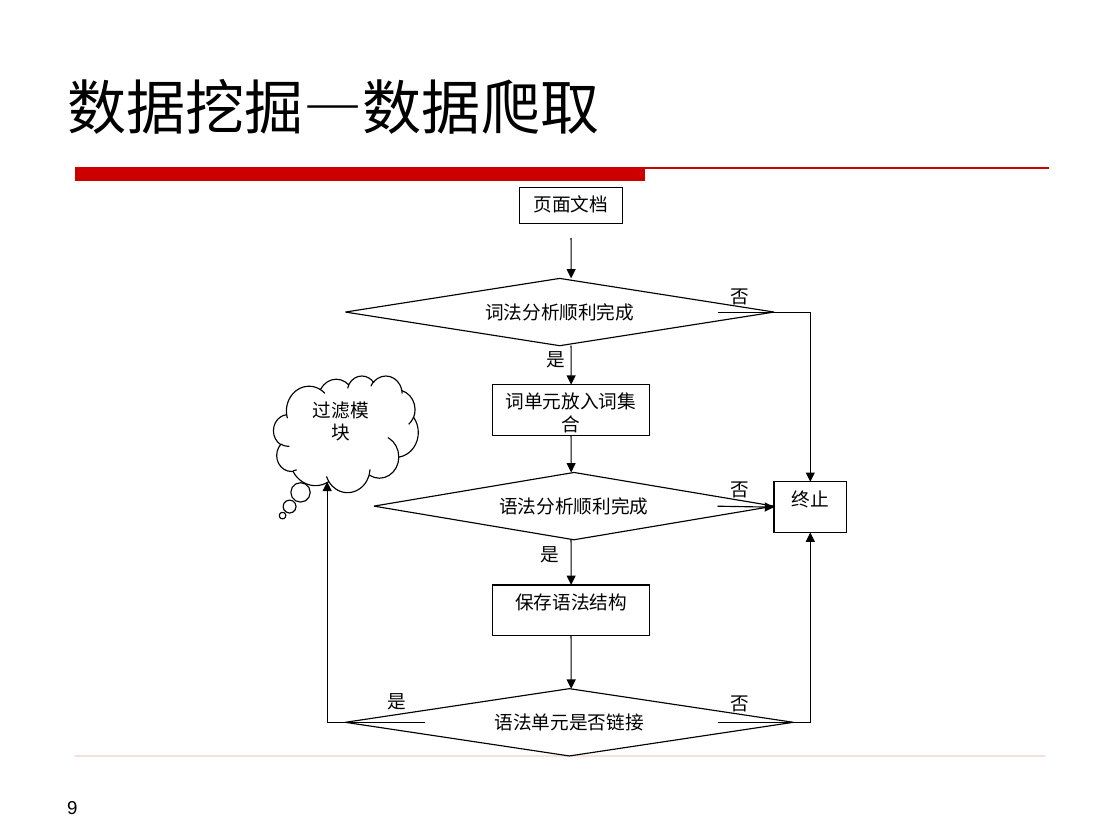
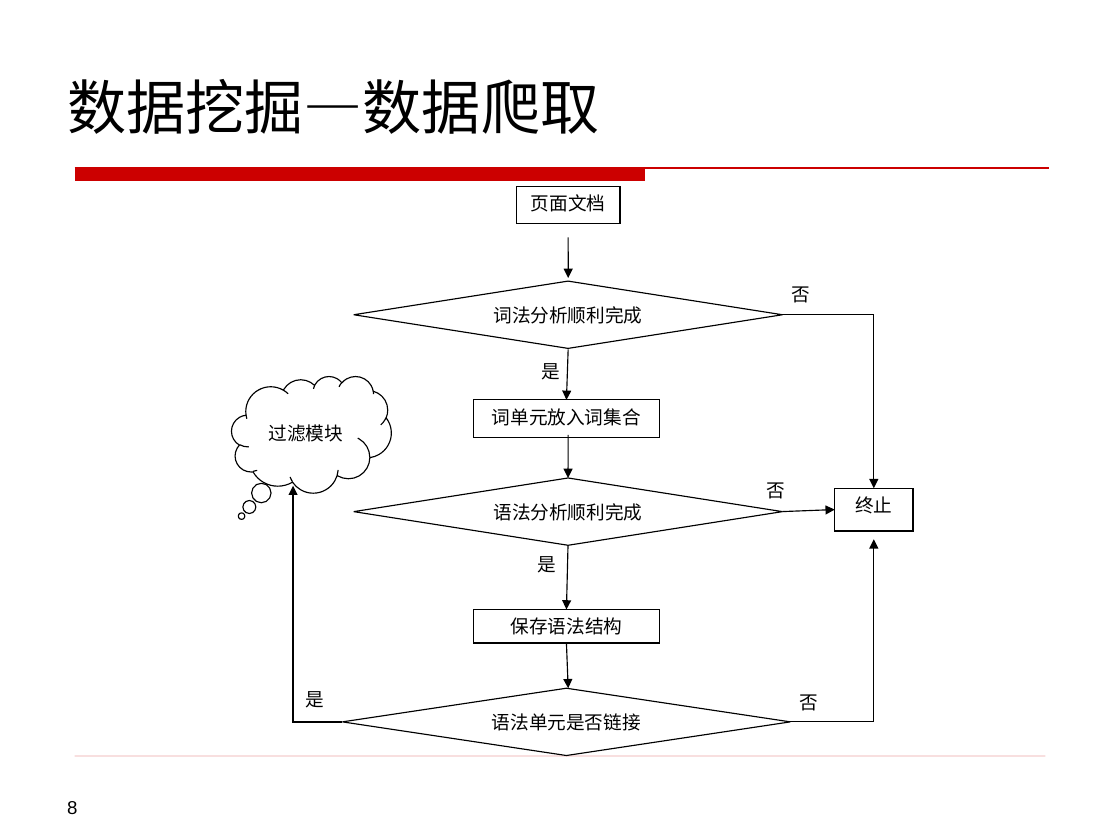
Before and after one commit to henryzhao/graduate, a slide deck: slide 8 of wy/王焰硕士论文答辩.pptx (slide 9 before the commit). Drawn at 1120x840 pixels with LibreOffice and Linux fonts; fonts in the diff are those of the drawing; background and template pictures are left out. Boxes give left, top, right and bottom in pixels: in the first picture for what was removed or moved away, otherwise in the second. Text is boxed around its words. In the diff, an @@ line names an element or a change of style, - is before the commit and + after.

```diff
--- a/wy/王焰硕士论文答辩.pptx
+++ b/wy/王焰硕士论文答辩.pptx
@@ rectangle "页面文档": place and size @@
-rectangle "页面文档" at (520,187,624,224)
+rectangle "页面文档" at (516,187,620,224)
@@ arrow moved from (571, 237) - (571, 279) to (568, 237) - (568, 278) @@
@@ diamond "词法分析顺利完成": place and size @@
-diamond "词法分析顺利完成" at (345,279,774,346)
+diamond "词法分析顺利完成" at (354,281,783,348)
@@ text "否" rewrapped from (731,288,750,309) to (792,286,811,303) @@
@@ elbow arrow moved from (718, 312) - (810, 482) to (783, 315) - (874, 488) @@
@@ text "是": place and size @@
-text "是" at (546,351,565,368)
+text "是" at (541,363,560,380)
@@ arrow moved from (571, 346) - (571, 384) to (568, 349) - (567, 400) @@
@@ thought cloud "过滤模块": place and size @@
-thought cloud "过滤模块" at (273,375,418,492)
+thought cloud "过滤模块" at (232,376,392,493)
@@ rectangle "词单元放入词集合": place and size @@
-rectangle "词单元放入词集合" at (493,384,650,435)
+rectangle "词单元放入词集合" at (473,400,660,438)
@@ arrow moved from (571, 436) - (571, 473) to (568, 435) - (568, 478) @@
@@ diamond "语法分析顺利完成": place and size @@
-diamond "语法分析顺利完成" at (374,473,774,540)
+diamond "语法分析顺利完成" at (354,478,783,545)
@@ text "否" rewrapped from (731,481,750,502) to (766,482,785,499) @@
@@ elbow arrow moved from (424, 722) - (327, 482) to (343, 722) - (293, 486) @@
@@ rectangle "终止": place and size @@
-rectangle "终止" at (774,482,847,532)
+rectangle "终止" at (834,488,913,531)
@@ arrow moved from (718, 506) - (774, 507) to (783, 512) - (834, 510) @@
@@ text "是" rewrapped from (526,540,571,580) to (538,556,557,573) @@
@@ arrow moved from (571, 540) - (571, 585) to (568, 540) - (567, 609) @@
@@ elbow arrow moved from (718, 722) - (810, 533) to (791, 722) - (874, 540) @@
@@ rectangle "保存语法结构": place and size @@
-rectangle "保存语法结构" at (493,585,650,635)
+rectangle "保存语法结构" at (473,609,660,643)
@@ arrow moved from (571, 636) - (571, 689) to (567, 643) - (568, 689) @@
@@ text "是" rewrapped from (387,693,406,714) to (305,691,324,708) @@
@@ text "否" rewrapped from (731,695,750,716) to (800,694,819,711) @@
@@ page number at (67,801,77,814): text changed @@
-9
+8
```
Also in this commit, not shown: 6 other slides changed, 1 slide removed, 3 other files.
